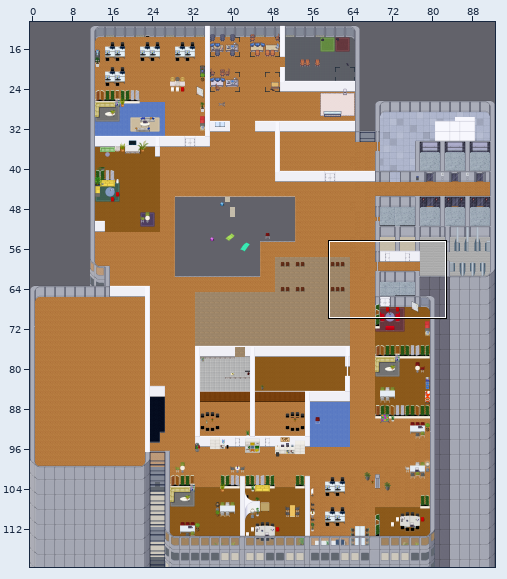
Tiled map (JSON) -- maps/map.json. Above, an overview of the earlier version with the close-up marked.
Close-up. As it was:
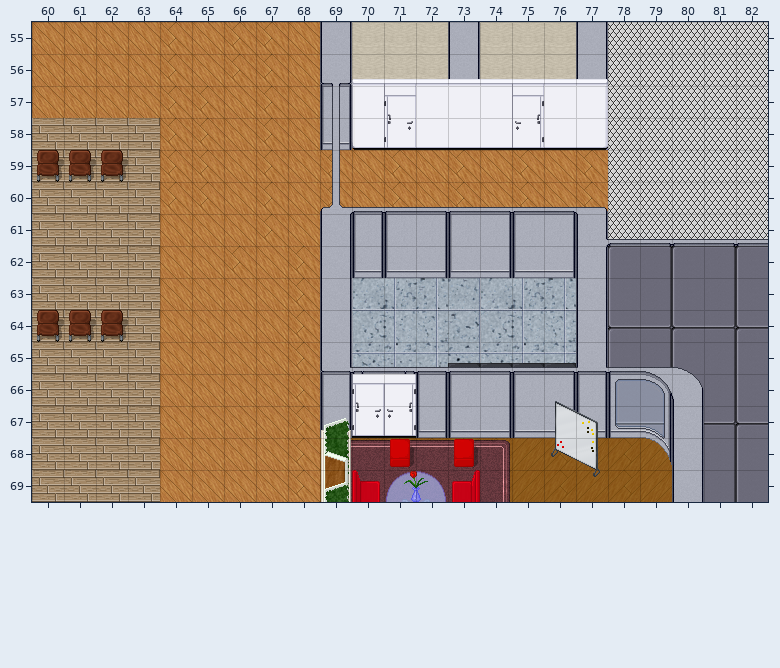
Cells are 32x32 px. Shown: x 60..82, y 55..69. Not drawn, because the pictures are missing: unchanged layers "aboveFurniture", "collisions", "furniture", "silent", "symbols".
The same view after the edit:
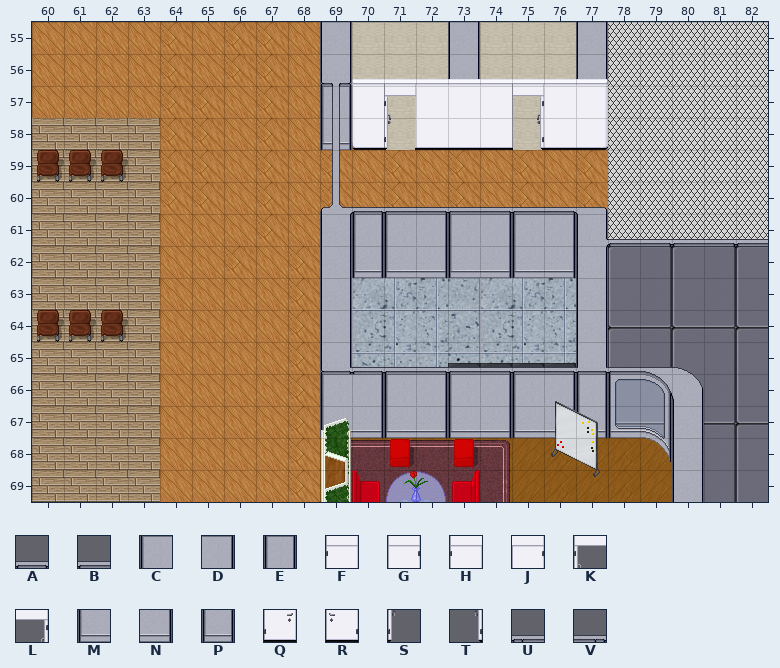
Key: from "dbs_walls": A 824, B 910, C 1003, D 1004, E 1007, F 1009, G 1010, H 1013, J 1014, K 1015, L 1016, M 1090, N 1091, P 1094, Q 1096, R 1097, S 1102, T 1103, U 2042, V 2043.
_ is an empty cell.
From the commit log: removed old door
The edit:
Layer "doors/room12_closed" (removed):
y 57: x 71 F -> _; x 75 G -> _
y 58: x 71 Q -> _; x 75 R -> _
y 66: x 70..71 HJ -> __
y 67: x 70..71 QR -> __
Layer "walls":
y 66: x 69..72 E__E -> CDCD
y 67: x 69..72 P__P -> MNMN
Layer "doors_top/room12_opened" (removed):
y 66: x 70..71 KL -> __
y 67: x 70..71 ST -> __
Layer "top3":
y 65: x 70..71 UV -> AB
Pixel boxes of the changes (left, top, right, bottom) in both close-ups:
removed: (386, 96, 415, 150)
removed: (513, 96, 542, 150)
changed: (338, 367, 448, 438)
